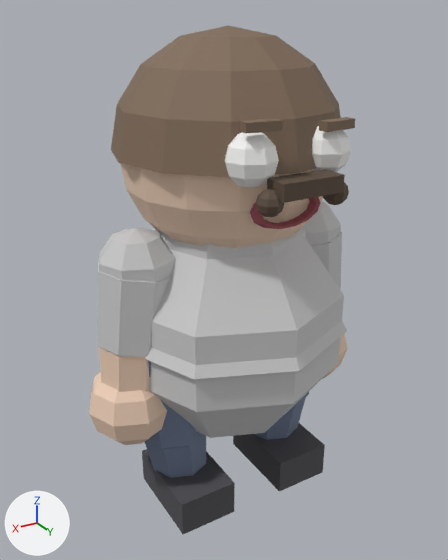
Before and after pictures for a commit that changed the glTF model client/public/models/characters/father.glb.
One viewpoint serves both versions: a 50 mm camera at (1.245, 2.046, 2.011) aimed at (0.018, 0.0, 0.988). The lights are fixed; the arrows at lower left show +X, +Y and +Z. The older version comes first. Vertices at exactly the same position are counted once.

The first picture shows 'Body', 'Brow.R', 'EyeWhite.L', 'EyeWhite.R', 'HairCap', 'Head', 'Mouth', 'Mustache', 'MustacheTip.R' and 2 more.
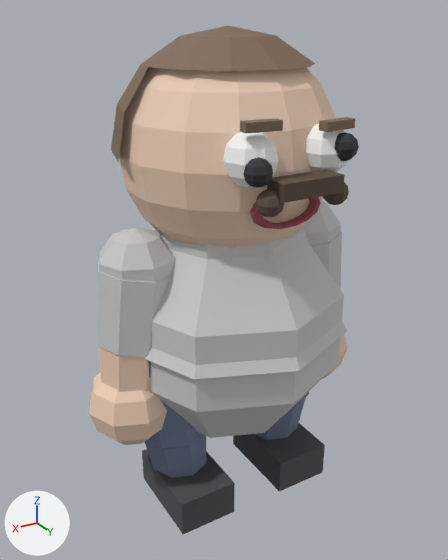
Where the change shows, as pixel boxes (x1, y1, x2, y2) in the pictures (448 x 560 px; the box of a moved part takes in the faces that stretch with it):
'HairCap', reshaped (11% narrower, 10% shorter)
    before: (111, 25, 341, 178)
    after: (111, 25, 315, 162)
'Pupil.L', reshaped (not visible before)
    after: (335, 132, 359, 161)
part 1 of me_sphere_027, deleted (brown)
    before: (118, 64, 341, 178)
part 3 of me_sphere_024, moved or reshaped (not visible before)
    after: (243, 157, 273, 188)
'Head', unchanged, uncovered by the edit
    before: (121, 163, 323, 248)
    after: (119, 67, 336, 248)

What changed in the scene script:
```text
Change me_sphere_027:
    used by ob_haircap; location = (0.0, 0.0, 0.0)
    remove me_sphere_027.from_pydata(...)  # 49 vertices, 84 faces; spans x -0.449..0.449, y -0.449..0.449, z 1.531..1.971
    add me_sphere_027.from_pydata(...)  # 37 vertices, 56 faces; spans x -0.389..0.449, y -0.449..0.318, z 1.531..1.971
    me_sphere_027 part 1
    12 vertices are removed from x -0.449..0.389, y 0.0..0.449, z 1.531..1.699
    28 faces are deleted
Change me_sphere_022:
    used by ob_pupil_l; location = (0.0, 0.0, 0.0)
    remove me_sphere_022.from_pydata(...)  # 26 vertices, 48 faces; spans x -0.1889..-0.1129, y 0.3611..0.4489, z 1.5349..1.6272
    add me_sphere_022.from_pydata(...)  # 37 vertices, 70 faces; spans x -0.221..-0.127, y 0.4179..0.5096, z 1.5517..1.6481
    me_sphere_022 part 2: the whole mesh is rebuilt
Change me_sphere_024:
    used by ob_pupil_r; location = (0.0, 0.0, 0.0)
    remove me_sphere_024.from_pydata(...)  # 26 vertices, 48 faces; spans x 0.1129..0.1889, y 0.3611..0.4489, z 1.5349..1.6272
    add me_sphere_024.from_pydata(...)  # 37 vertices, 70 faces; spans x 0.1249..0.2189, y 0.4179..0.5096, z 1.5077..1.6041
    me_sphere_024 part 3: the whole mesh is rebuilt
```
